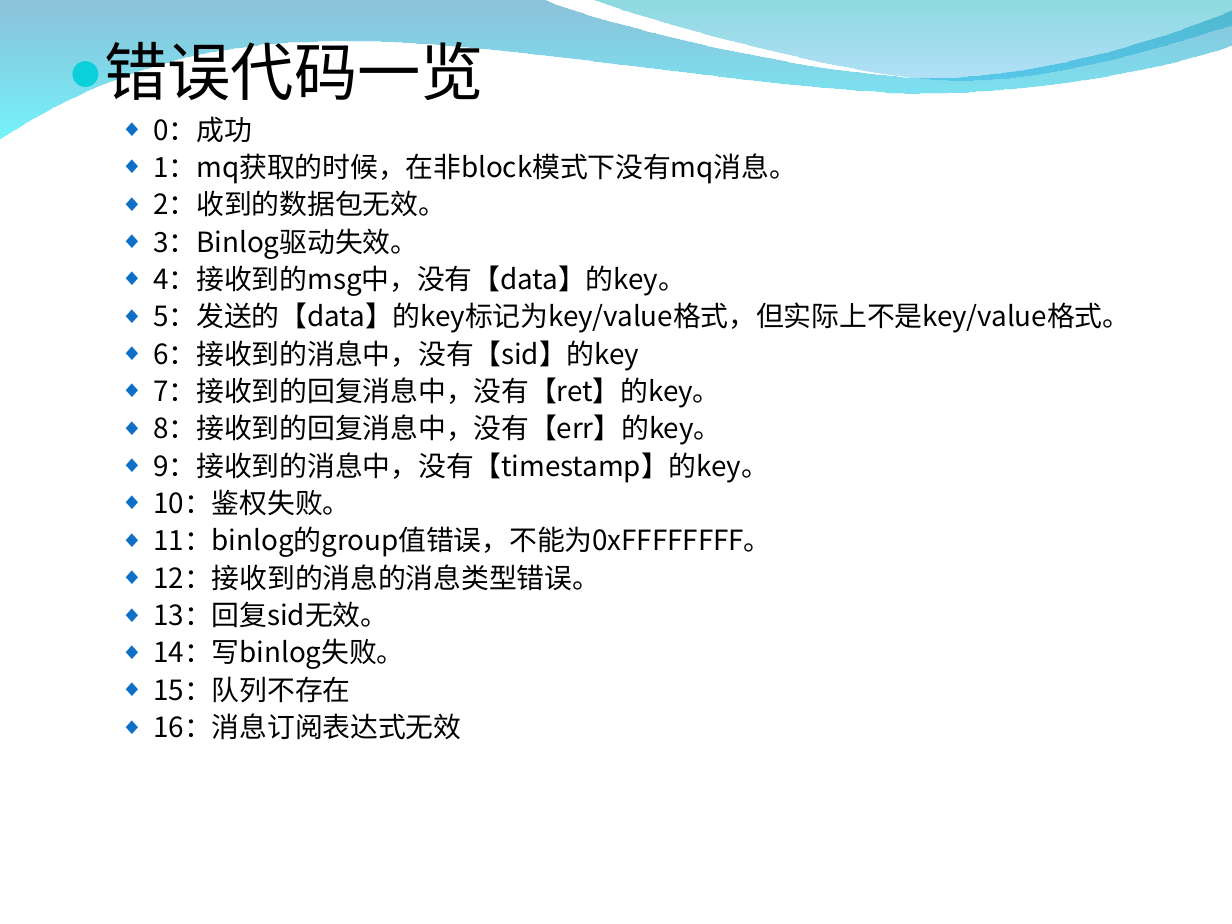
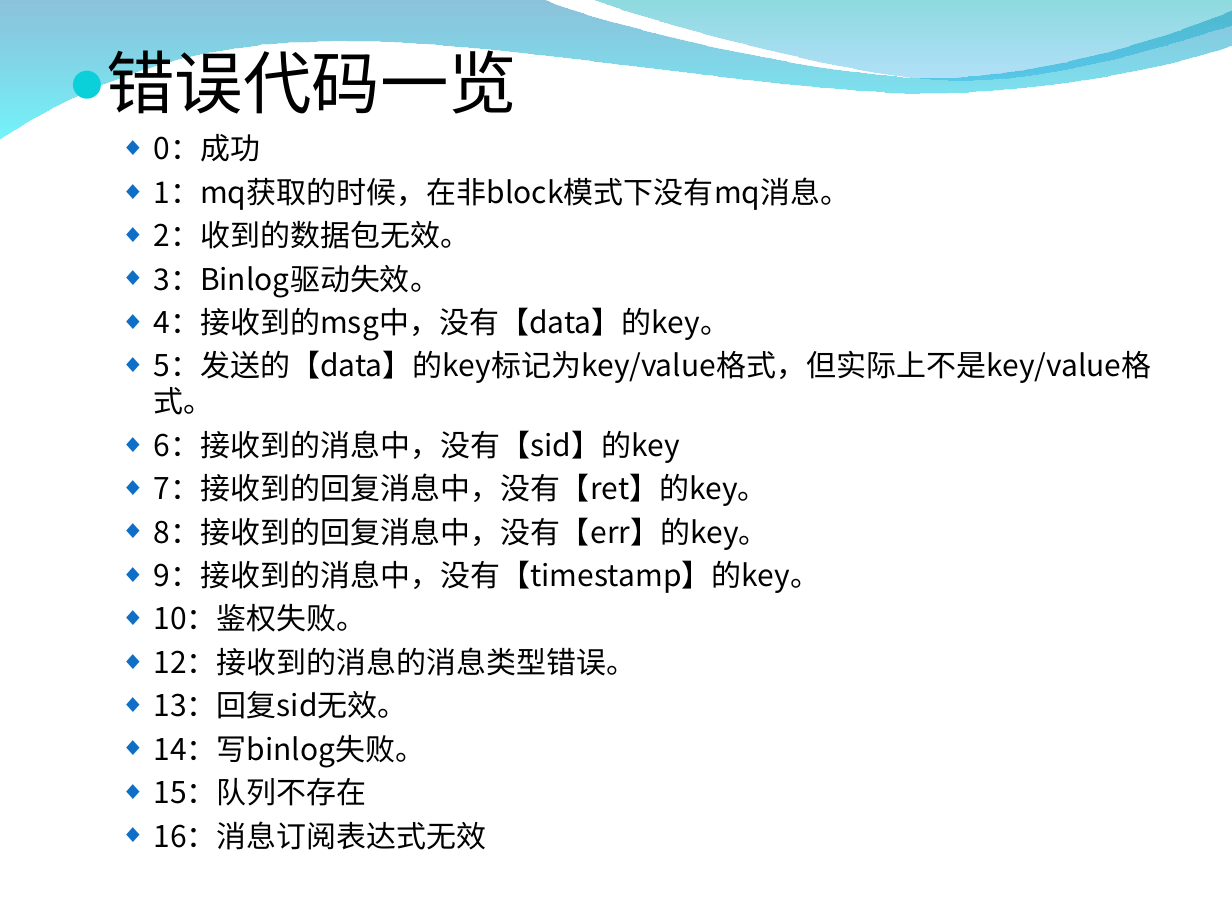
Before and after one commit to burstas/cwinux-mq, a slide deck: slide 24 of mq/doc/mq_introduce.ppt. Drawn at 1232x924 pixels with LibreOffice and Linux fonts; fonts in the diff are those of the drawing; background and template pictures are left out. Boxes give left, top, right and bottom in pixels: in the first picture for what was removed or moved away, otherwise in the second. Text is boxed around its words. In the diff, an @@ line names an element or a change of style, - is before the commit and + after.

```diff
--- a/mq/doc/mq_introduce.ppt
+++ b/mq/doc/mq_introduce.ppt
@@ text "错误代码一览" at (x1=106, y1=38, x2=1151, y2=850): size 29.6 to 32 pt in "错误代码一览"; size 12.9 to 14 pt; line spacing 0.9 to 1 @@
@@ text at (x1=153, y1=526, x2=771, y2=557): paragraph removed @@
-  ◆ 11：binlog的group值错误，不能为0xFFFFFFFF。
```
